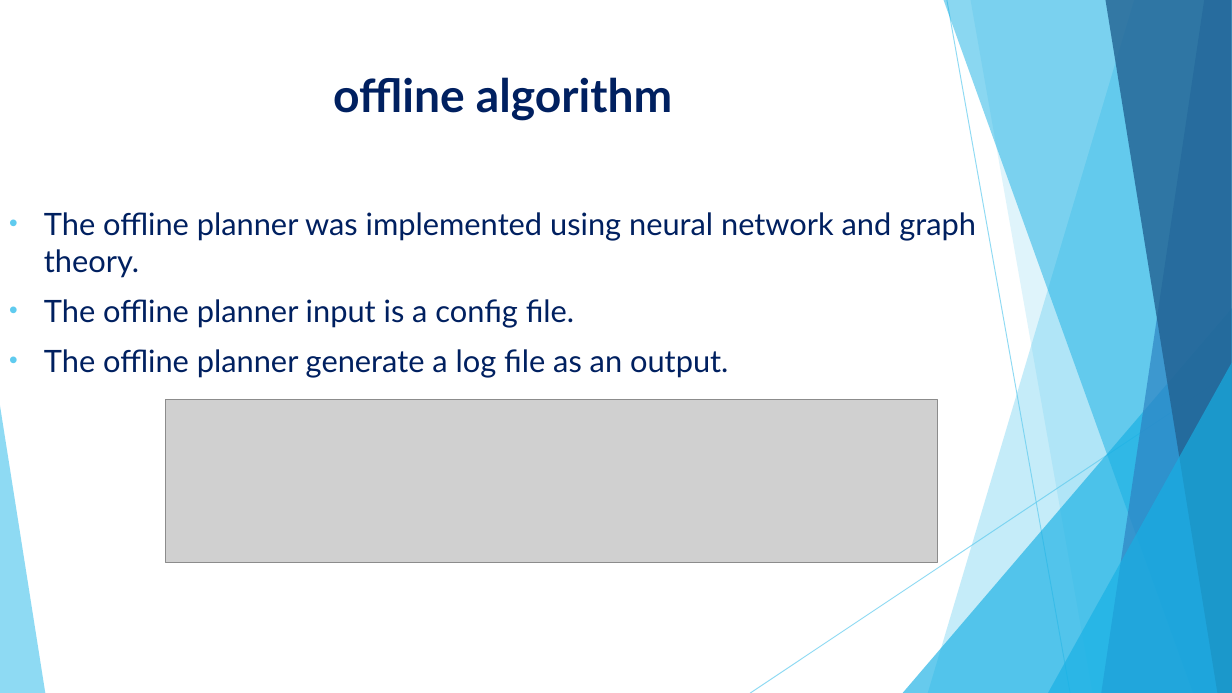
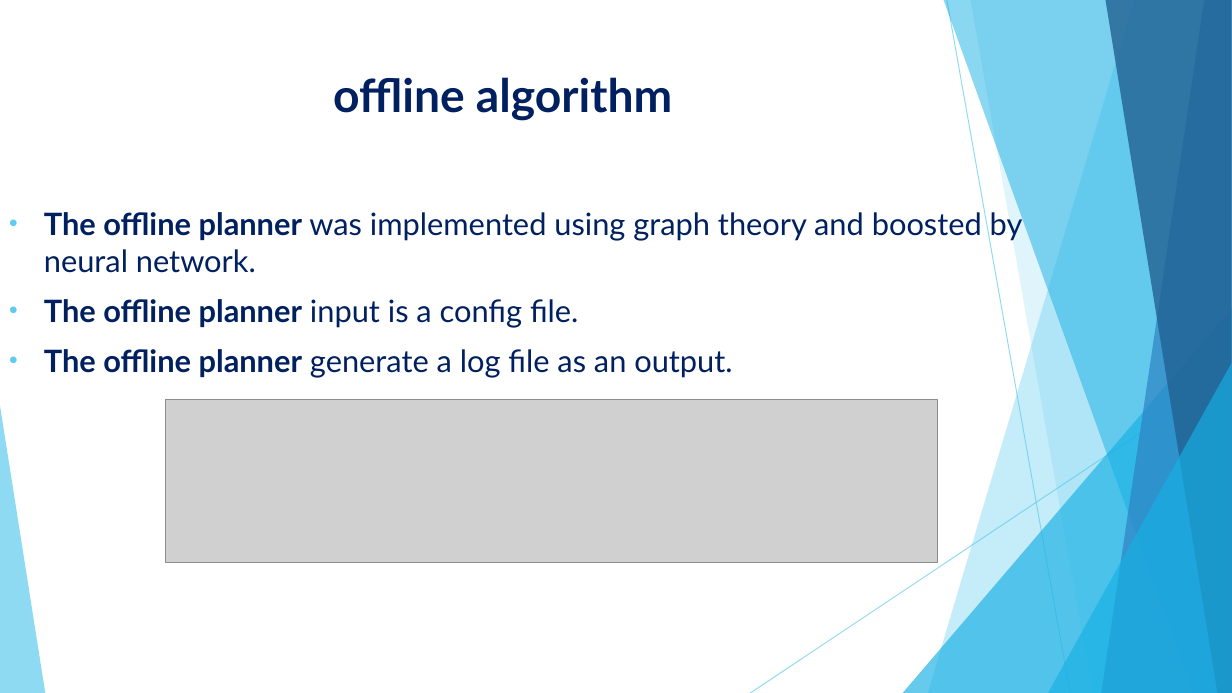
Before and after one commit to Cohen-Yoav/Project-A---Airport-Management, a slide deck: slide 4 of חומר עזר לפרויקט/project_A.pptx. Drawn at 1232x693 pixels with LibreOffice and Linux fonts; fonts in the diff are those of the drawing; grey boxes stand for pictures. Boxes give left, top, right and bottom in pixels: in the first picture for what was removed or moved away, otherwise in the second. Text is boxed around its words. In the diff, an @@ line names an element or a change of style, - is before the commit and + after.

```diff
--- a/חומר עזר לפרויקט/project_A.pptx
+++ b/חומר עזר לפרויקט/project_A.pptx
@@ text at [44, 208, 1023, 273]: text changed @@
-• The offline planner was implemented using neural network and graph theory.
+• The offline planner was implemented using graph theory and boosted by neural network.
@@ text at [44, 299, 732, 378]: bold on in "The offline planner", "The offline planner" @@
```
Also in this commit, not shown: 3 other slides changed, 1 slide added, 2 slides removed, 5 other files.
